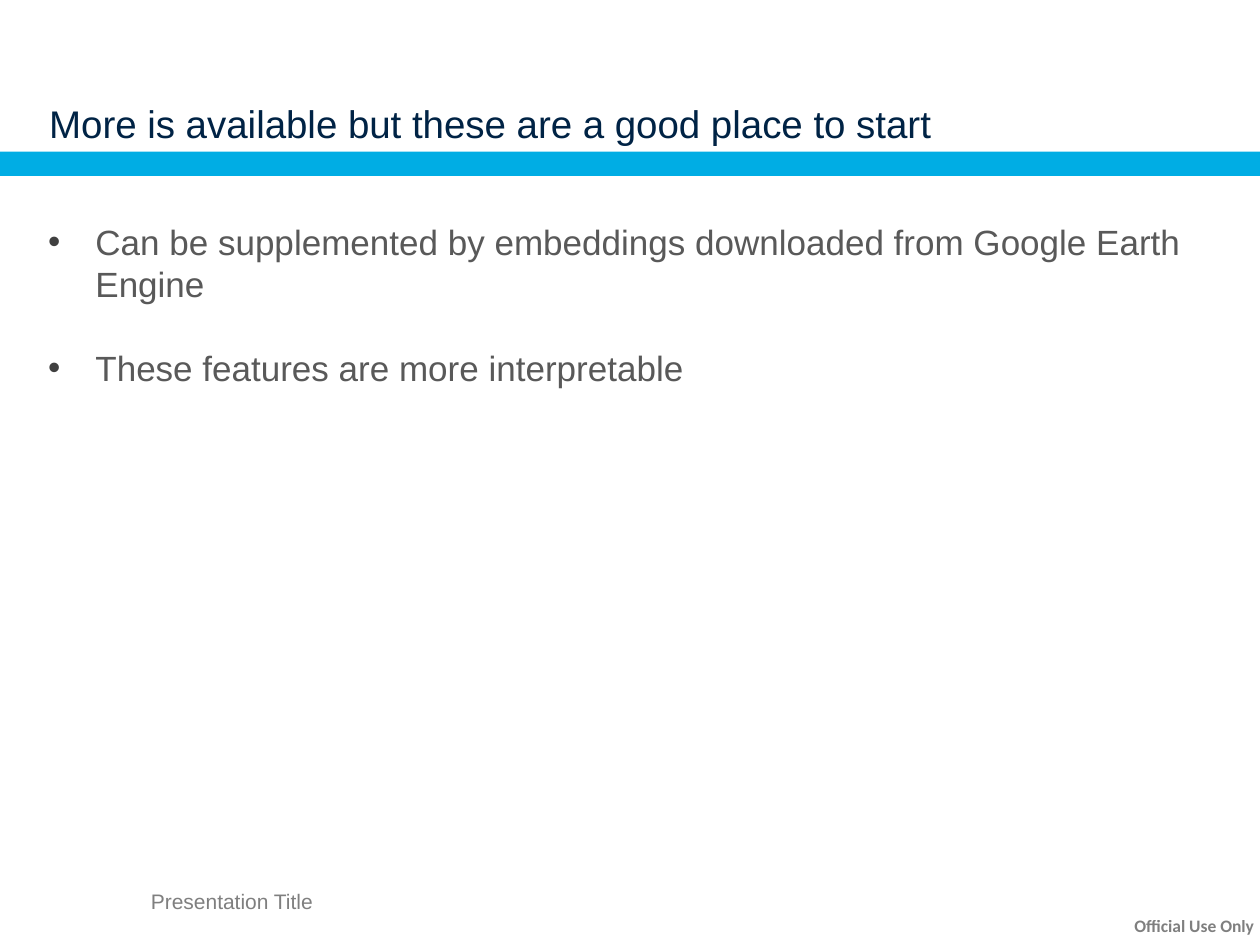
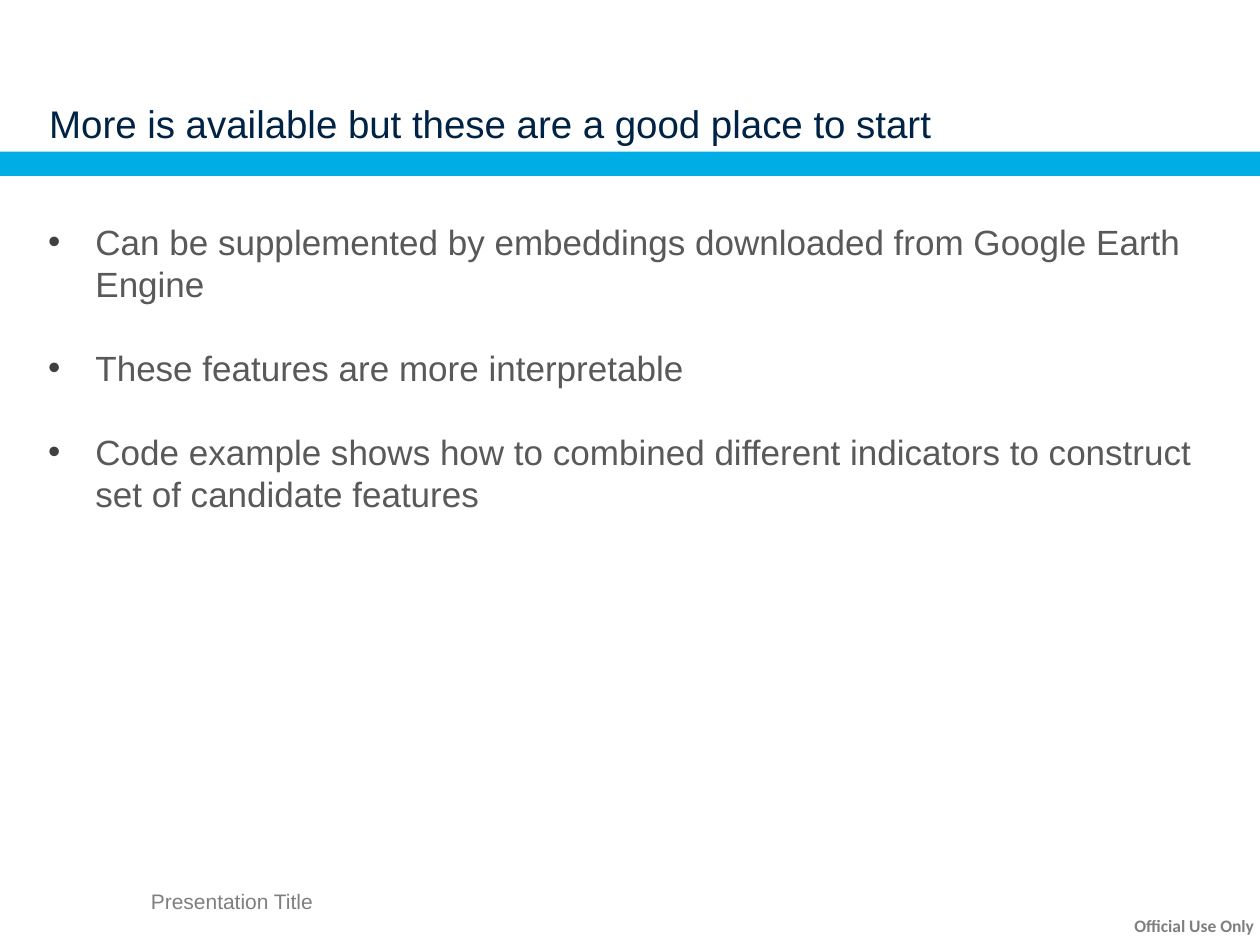
Before and after one commit to JoshMerfeld/nairobiworkshops, a slide deck: slide 17 of GeoLink presentation.pptx (slide 16 before the commit). Drawn at 1260x945 pixels with LibreOffice and Linux fonts; fonts in the diff are those of the drawing; background and template pictures are left out. Boxes give left, top, right and bottom in pixels: in the first picture for what was removed or moved away, otherwise in the second. Text is boxed around its words. In the diff, an @@ line names an element or a change of style, - is before the commit and + after.

```diff
--- a/GeoLink presentation.pptx
+++ b/GeoLink presentation.pptx
@@ text at [95, 439, 1191, 508]: paragraph added @@
+• Code example shows how to combined different indicators to construct set of candidate features
```
Also in this commit, not shown: 4 other slides changed, 1 slide added, 1 other file.
